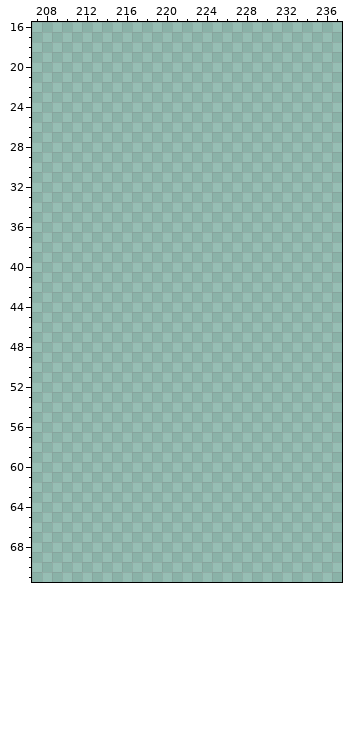
Two versions of one pixel-art file, resources/sprites/NPCs/cai test.aseprite. The picture above is the old version.
300x72 pixels, 1 frame. Colours within 5 levels of each other are drawn and written as one. Shown: x 207..237, y 16..71. The old version is drawn lined up with the new one. The commit also changed other parts of the picture, which this record leaves out.
Once edited:
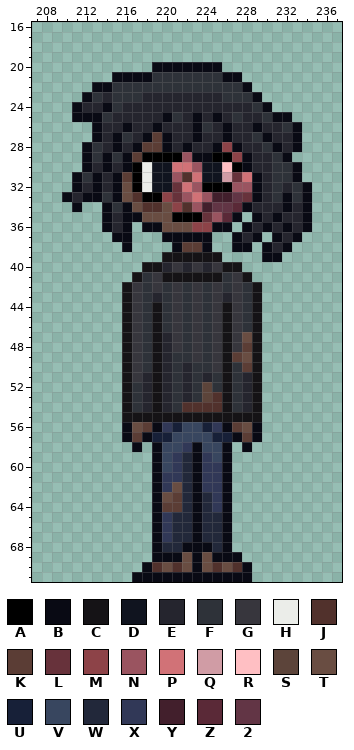
Palette (. is transparent): A #000000  B #090a14  C #151316  D #10141f  E #25252e  F #2e3239  G #37363d  H #ebede9  J #51312c  K #5b3d35  L #67323b  M #8d4348  N #9a5460  P #d17277  Q #d09ca5  R #ffbfc3  S #5c443a  T #694d42  U #172038  V #38465f  W #22283a  X #313857  Y #421f2c  Z #5a2937  2 #623545
Changes in this commit:
drawings rearranged on the sheet (the old picture shows each at its new place; 2 dropped ones are not shown)
Changed rows in their new state; - is an unchanged pixel.
first column x 210:
20 ---------BBBBBBB---------
21 -----BBBBFFFFFFFBB-------
22 ---BBFFFFFFFFFFFFFB------
23 --BFEFFFEEEEEEEEFFFB-----
24 -BEEBFEEEEEEEEEEEEEFB----
25 -BBBFEEEEEBFEBEBEFEEFBB--
26 ---BEEBEEBEEEBFEBEEBEEFB-
27 ---BEBFEBKBEEBEEBEEFBEEB-
28 --BFEBEBKKBEBEEBMBEEFBEB-
29 --BFBFBKAAAANBBAAMBEEFB--
30 --BEBEBAHDDPPNDDRABEEFFB-
31 -BFBEBKAHDDNJPDDQLPBEFFB-
32 -BEBEBTAHDDLPNAAANNBEFEFB
33 BEBBFBTJAAMLNPNYY2LBEFBFB
34 -B--BFBTJJTMJNY22ZBEEEBEB
35 ----BEBBTTTAAALNZB-BEBEEB
36 ----BEB-BBTTTMMBB-BEBEBEB
37 -----BB---BBBBB--BEB-BEB-
38 ------B----BKKB--BB-BEB--
39 ----------CCCCCC----BB---
40 --------CCEGEGEGCC-------
41 -------CFGCCCCCCFGC------
42 ------CGFGFGFGFGFGFC-----
43 ------CGFEFGFGFGEGFC-----
44 ------CGFCFGFGFGCGFC-----
45 ------CGFCFGFGFGCGFC-----
46 ------CGFCFGFGFGCGFC-----
47 ------CGFCEGFGFGCGTC-----
48 ------CGFCEGFGFGCGKC-----
49 ------CGFCEFFGFGCKTC-----
50 ------CGFCEFEFFGCFKC-----
51 ------CGECEFEFEFCFEC-----
52 ------CFECEFEFSFCFEC-----
53 ------CFECEFEFSJCFEC-----
54 ------CFECEFJJJJCFEC-----
55 ------CCCCCCCCCCCCCC-----
56 ------BTKBXUVVUXBKTB-----
57 ------BKBUUVVVVUUBKB-----
58 -------B-BVVXBVVB-B------
59 ---------BVXWBXVB--------
60 ---------BVXWBXXB--------
61 ---------BXXWBXXB--------
62 ---------BXTWBXXB--------
63 ---------BTKWBWXB--------
64 ---------BKKWBWXB--------
65 ---------BXWWBWWB--------
66 ---------BXWWBWWB--------
67 ---------BXWWBWWB--------
68 ---------BWWBBBWB--------
69 ---------BBBTBTBBB-------
70 --------BJTJTBTJTJB------
71 -------BBBBBBBBBBBB------
